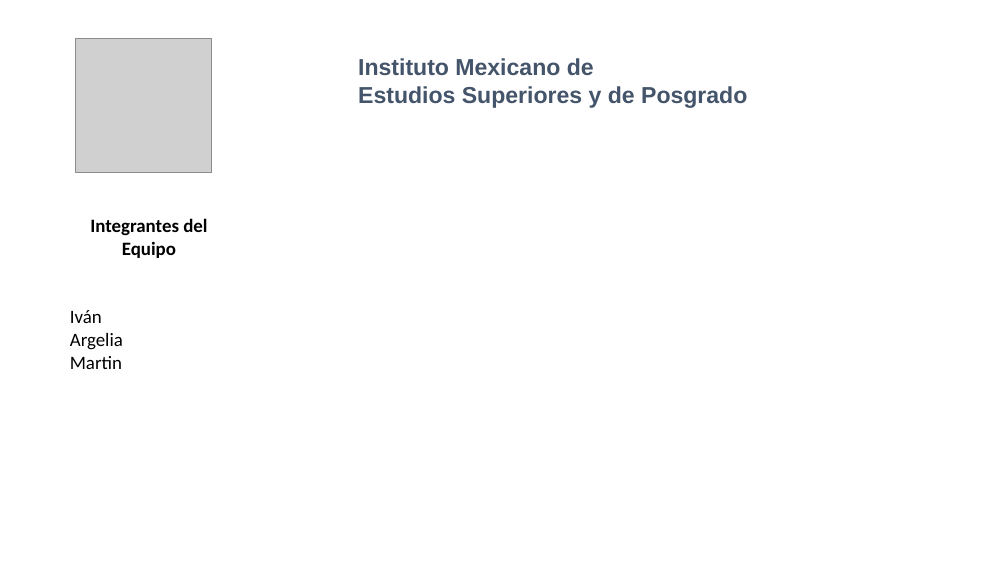
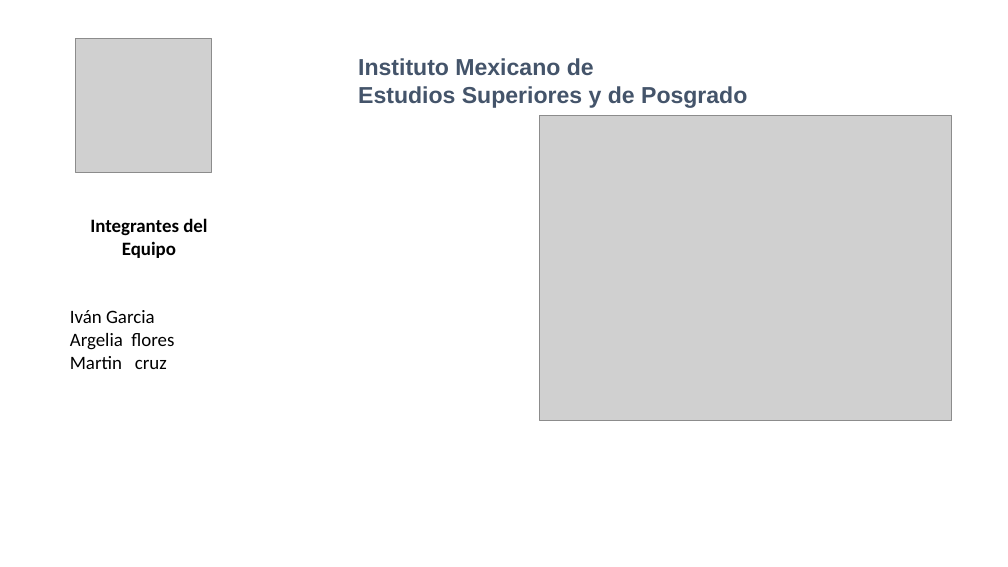
Before and after one commit to ivangdg/LP2ProyectoFinal, a slide deck: slide 1 of PapelesDeTrabajo/Presentación del acuario.pptx. Drawn at 1008x567 pixels with LibreOffice and Linux fonts; fonts in the diff are those of the drawing; grey boxes stand for pictures. Boxes give left, top, right and bottom in pixels: in the first picture for what was removed or moved away, otherwise in the second. Text is boxed around its words. In the diff, an @@ line names an element or a change of style, - is before the commit and + after.

```diff
--- a/PapelesDeTrabajo/Presentación del acuario.pptx
+++ b/PapelesDeTrabajo/Presentación del acuario.pptx
@@ picture added at (540, 115, 951, 420) @@
@@ text at (70, 310, 174, 369): text changed @@
-Iván
-Argelia
-Martin
+Iván Garcia
+Argelia flores
+Martin cruz
```
Also in this commit, not shown: 1 other slide changed, 2 slides added, 1 other file.
